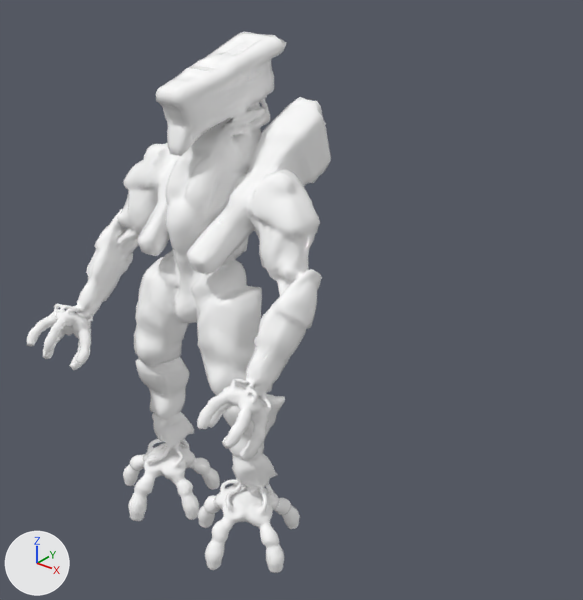
What one commit did to the FBX model Assets/Takahashi/Enemy/Enemy2.fbx.
Before and after are seen from a 50 mm camera at (2.76, -2.97, 3.26) aimed at (0.29, 0.11, 1.36). Every picture has the same lights, and +X, +Y and +Z are marked at lower left.

The first picture shows 'Body', 'LeftArm', 'RightArm'.
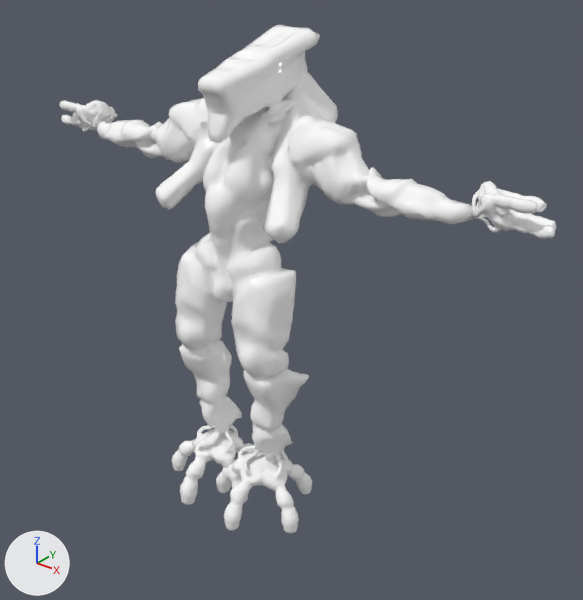
The newer file adds an action. The first version stands in its rest pose; the second is drawn at frame 1 of the action 'Armature|Armature|Armature|Armature|mixamo.com|Layer0|Armature|Armature|'.

The edits, one by one:
Bone 'ROOT' (bone_root) moves from (0.0, 0.0, 0.0) to (0.0, 0.6, -27.4).
Bone 'L_TOP_LEG' (bone_l_top_leg) turns from (0, 0, 0) to (-2, 1, -7) degrees about its own x, y and z.
Bone 'L_FOOT' (bone_l_foot) turns from (0, 0, 0) to (-2, -1, 7) degrees about its own x, y and z.
Bone 'R_TOP_LEG' (bone_r_top_leg) turns from (0, 0, 0) to (2, 0, 7) degrees about its own x, y and z.
Bone 'R_FOOT' (bone_r_foot) turns from (0, 0, 0) to (1, -1, -7) degrees about its own x, y and z.
Bone 'L_TOP_ARM' (bone_l_top_arm) turns from (0, 0, 0) to (2, 17, 35) degrees about its own x, y and z.
Bone 'L_ELBOW' (bone_l_elbow) turns from (0, 0, 0) to (9, 16, 55) degrees about its own x, y and z.
Bone 'L_HAND' (bone_l_hand) turns from (0, 0, 0) to (-163, -4, 35) degrees about its own x, y and z.
Bone 'L_FINGER01_Base' (bone_l_finger01_base) turns from (0, 0, 0) to (14, 26, 56) degrees about its own x, y and z.
Bone 'L_FINGER01_Mid' (bone_l_finger01_mid) turns from (0, 0, 0) to (5, -32, -16) degrees about its own x, y and z.
Bone 'L_FINGER02_Base' (bone_l_finger02_base) turns from (0, 0, 0) to (3, 22, 18) degrees about its own x, y and z.
Bone 'L_FINGER02_Mid' (bone_l_finger02_mid) turns from (0, 0, 0) to (-3, -13, 26) degrees about its own x, y and z.
Bone 'L_FINGER03_Base' (bone_l_finger03_base) turns from (0, 0, 0) to (1, 8, 17) degrees about its own x, y and z.
Bone 'L_FINGER03_Mid' (bone_l_finger03_mid) turns from (0, 0, 0) to (0, -1, 31) degrees about its own x, y and z.
Bone 'L_FINGER04_Base' (bone_l_finger04_base) turns from (0, 0, 0) to (-3, -6, 47) degrees about its own x, y and z.
Bone 'L_FINGER04_Mid' (bone_l_finger04_mid) turns from (0, 0, 0) to (-1, 25, -4) degrees about its own x, y and z.
Bone 'L_FINGER05_Base' (bone_l_finger05_base) turns from (0, 0, 0) to (31, 25, 103) degrees about its own x, y and z.
Bone 'L_FINGER05_Mid' (bone_l_finger05_mid) turns from (0, 0, 0) to (-1, 2, -26) degrees about its own x, y and z.
Bone 'R_TOP_ARM' (bone_r_top_arm) turns from (0, 0, 0) to (16, -8, -36) degrees about its own x, y and z.
Bone 'R_ELBOW' (bone_r_elbow) turns from (0, 0, 0) to (-9, 16, -55) degrees about its own x, y and z.
Bone 'R_HAND' (bone_r_hand) turns from (0, 0, 0) to (163, -4, -34) degrees about its own x, y and z.
Bone 'R_FINGER01_Base' (bone_r_finger01_base) turns from (0, 0, 0) to (-27, 14, -56) degrees about its own x, y and z.
Bone 'R_FINGER01_Mid' (bone_r_finger01_mid) turns from (0, 0, 0) to (1, -32, 14) degrees about its own x, y and z.
Bone 'R_FINGER02_Base' (bone_r_finger02_base) turns from (0, 0, 0) to (12, 19, -15) degrees about its own x, y and z.
Bone 'R_FINGER02_Mid' (bone_r_finger02_mid) turns from (0, 0, 0) to (6, -12, -27) degrees about its own x, y and z.
Bone 'R_FINGER03_Base' (bone_r_finger03_base) turns from (0, 0, 0) to (3, 7, -17) degrees about its own x, y and z.
Bone 'R_FINGER03_Mid' (bone_r_finger03_mid) turns from (0, 0, 0) to (0, 0, -31) degrees about its own x, y and z.
Bone 'R_FINGER04_Base' (bone_r_finger04_base) turns from (0, 0, 0) to (5, -5, -47) degrees about its own x, y and z.
Bone 'R_FINGER04_Mid' (bone_r_finger04_mid) turns from (0, 0, 0) to (-8, 24, 2) degrees about its own x, y and z.
Bone 'R_FINGER05_Base' (bone_r_finger05_base) turns from (0, 0, 0) to (-34, -19, -90) degrees about its own x, y and z.
Bone 'R_FINGER05_Mid' (bone_r_finger05_mid) turns from (0, 0, 0) to (0, 2, 26) degrees about its own x, y and z.

Location of each change, (x1, y1, x2, y2) in pixels of the pictures (583 x 600 px):
'Body', posed (12% narrower, 6% shorter)
    before: (123, 32, 331, 573)
    after: (155, 25, 338, 533)
'LeftArm', posed (114% wider, 58% shorter)
    before: (197, 169, 322, 461)
    after: (287, 116, 556, 239)
'RightArm', posed (71% shorter)
    before: (27, 143, 168, 371)
    after: (59, 98, 208, 163)
bone 'ROOT', root to tip
    before: (199, 280) to (197, 245)
    after: (235, 263) to (234, 229)
bone 'L_TOP_LEG', root to tip
    before: (229, 303) to (304, 309)
    after: (264, 284) to (339, 299)
bone 'L_FOOT', root to tip
    before: (256, 483) to (270, 490)
    after: (271, 450) to (285, 456)
bone 'R_TOP_LEG', root to tip
    before: (174, 282) to (241, 287)
    after: (209, 265) to (273, 258)
bone 'R_FOOT', root to tip
    before: (173, 439) to (184, 445)
    after: (222, 426) to (234, 431)
bone 'L_TOP_ARM', root to tip
    before: (233, 180) to (237, 167)
    after: (269, 166) to (265, 151)
bone 'L_ELBOW', root to tip
    before: (303, 293) to (392, 324)
    after: (381, 192) to (410, 89)
bone 'L_HAND', root to tip
    before: (256, 388) to (282, 399)
    after: (477, 215) to (491, 247)
bone 'L_FINGER01_Base', root to tip
    before: (229, 394) to (241, 405)
    after: (500, 197) to (496, 219)
bone 'L_FINGER01_Mid', root to tip
    before: (211, 406) to (228, 416)
    after: (520, 202) to (515, 225)
bone 'L_FINGER02_Base', root to tip
    before: (246, 408) to (263, 410)
    after: (513, 217) to (508, 235)
bone 'L_FINGER02_Mid', root to tip
    before: (241, 424) to (257, 435)
    after: (530, 221) to (525, 244)
bone 'L_FINGER03_Base', root to tip
    before: (260, 424) to (273, 425)
    after: (513, 223) to (510, 239)
bone 'L_FINGER03_Mid', root to tip
    before: (257, 438) to (271, 450)
    after: (528, 227) to (524, 248)
bone 'L_FINGER04_Base', root to tip
    before: (247, 415) to (258, 424)
    after: (494, 200) to (492, 217)
bone 'L_FINGER04_Mid', root to tip
    before: (240, 429) to (254, 439)
    after: (511, 203) to (509, 225)
bone 'L_FINGER05_Base', root to tip
    before: (230, 398) to (235, 411)
    after: (487, 185) to (485, 196)
bone 'L_FINGER05_Mid', root to tip
    before: (219, 406) to (233, 418)
    after: (495, 196) to (491, 212)
bone 'R_TOP_ARM', root to tip
    before: (207, 173) to (210, 161)
    after: (242, 160) to (249, 158)
bone 'R_ELBOW', root to tip
    before: (124, 232) to (187, 254)
    after: (153, 139) to (131, 221)
bone 'R_HAND', root to tip
    before: (82, 311) to (100, 319)
    after: (98, 126) to (106, 107)
bone 'R_FINGER01_Base', root to tip
    before: (63, 317) to (70, 326)
    after: (111, 113) to (105, 99)
bone 'R_FINGER01_Mid', root to tip
    before: (53, 331) to (65, 338)
    after: (101, 111) to (101, 93)
bone 'R_FINGER02_Base', root to tip
    before: (52, 318) to (64, 318)
    after: (100, 122) to (107, 113)
bone 'R_FINGER02_Mid', root to tip
    before: (39, 327) to (49, 334)
    after: (92, 120) to (91, 104)
bone 'R_FINGER03_Base', root to tip
    before: (61, 330) to (70, 330)
    after: (80, 122) to (84, 114)
bone 'R_FINGER03_Mid', root to tip
    before: (53, 339) to (61, 347)
    after: (73, 120) to (69, 106)
bone 'R_FINGER04_Base', root to tip
    before: (84, 338) to (92, 345)
    after: (79, 108) to (74, 96)
bone 'R_FINGER04_Mid', root to tip
    before: (82, 352) to (91, 360)
    after: (71, 107) to (65, 91)
bone 'R_FINGER05_Base', root to tip
    before: (84, 331) to (88, 341)
    after: (98, 103) to (87, 105)
bone 'R_FINGER05_Mid', root to tip
    before: (85, 343) to (96, 352)
    after: (88, 108) to (74, 98)
